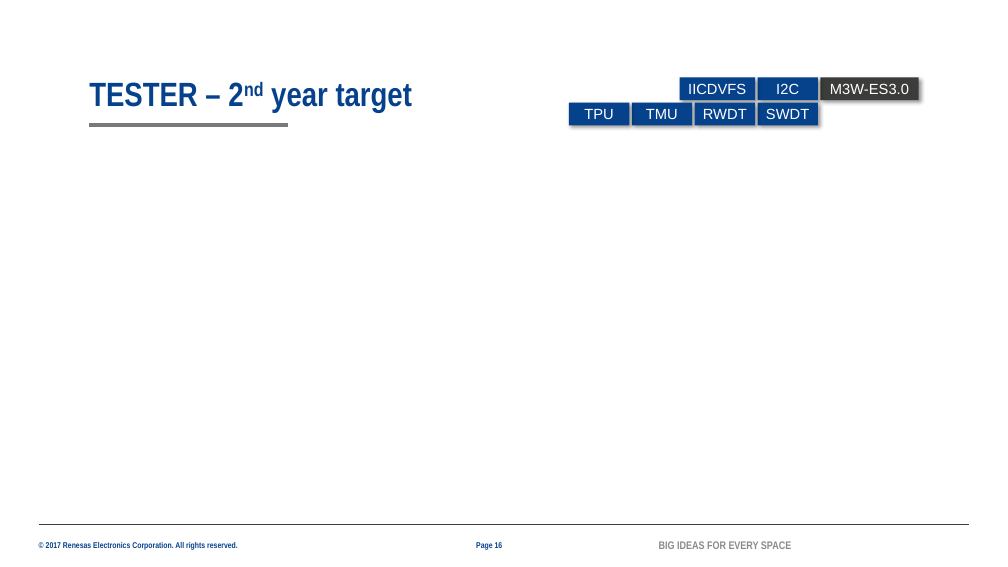
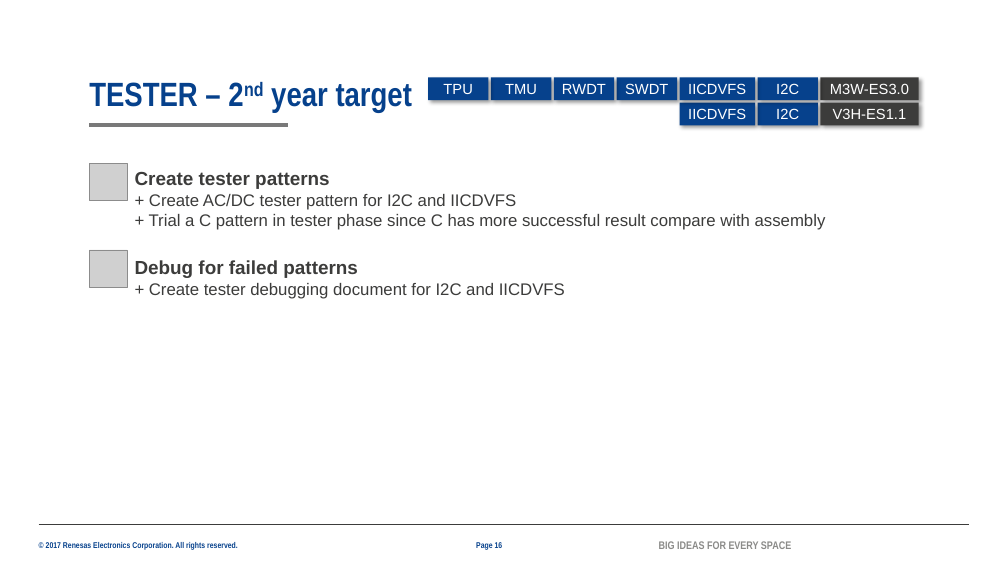
Before and after one commit to lesyhau/bridge, a slide deck: slide 16 of 2082_HauSyLe_PER_MentorMentee_26G.pptx. Drawn at 1008x567 pixels with LibreOffice and Linux fonts; fonts in the diff are those of the drawing; grey boxes stand for pictures; background and template pictures are left out. Boxes give left, top, right and bottom in pixels: in the first picture for what was removed or moved away, otherwise in the second. Text is boxed around its words. In the diff, an @@ line names an element or a change of style, - is before the commit and + after.

```diff
--- a/2082_HauSyLe_PER_MentorMentee_26G.pptx
+++ b/2082_HauSyLe_PER_MentorMentee_26G.pptx
@@ 4 rectangles: place and size @@
-4 rectangles at [569, 103, 818, 126]
+4 rectangles at [428, 77, 678, 100]
@@ rectangle added at [680, 103, 755, 126], fill #06418C, 14 pt, text #FFFFFF @@
+IICDVFS
@@ rectangle added at [758, 103, 818, 126], fill #06418C, 14 pt, text #FFFFFF @@
+I2C
@@ rectangle added at [820, 103, 919, 126], fill #3C3C3B, 14 pt, text #FFFFFF @@
+V3H-ES1.1
@@ picture added at [89, 163, 127, 201] @@
@@ text added at [135, 172, 826, 230], 16 pt, text #3C3C3B @@
+Create tester patterns
++ Create AC/DC tester pattern for I2C and IICDVFS
++ Trial a C pattern in tester phase since C has more successful result compare with assembly
@@ picture added at [89, 250, 127, 288] @@
@@ text added at [135, 260, 565, 299], 16 pt, text #3C3C3B @@
+Debug for failed patterns
++ Create tester debugging document for I2C and IICDVFS
```
Also in this commit, not shown: 11 other slides changed, 2 slides added, 1 slide removed, 1 other file.
